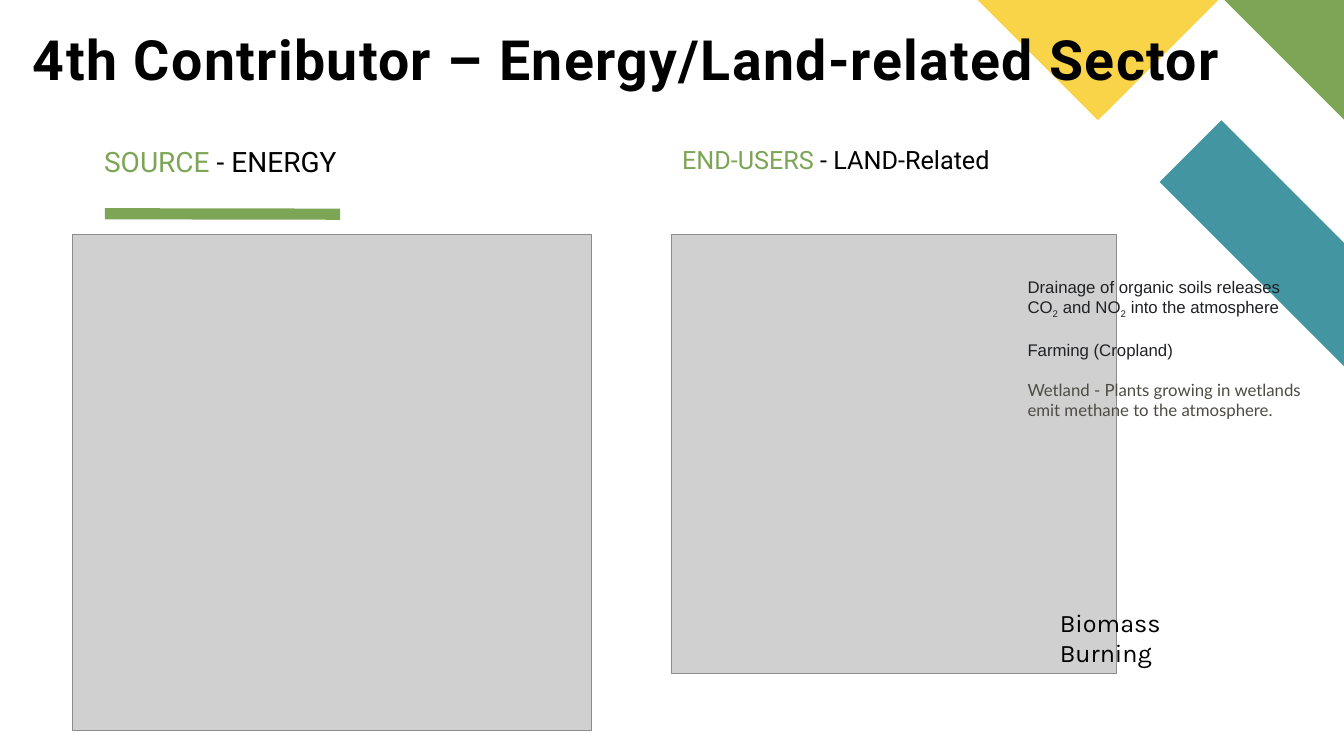
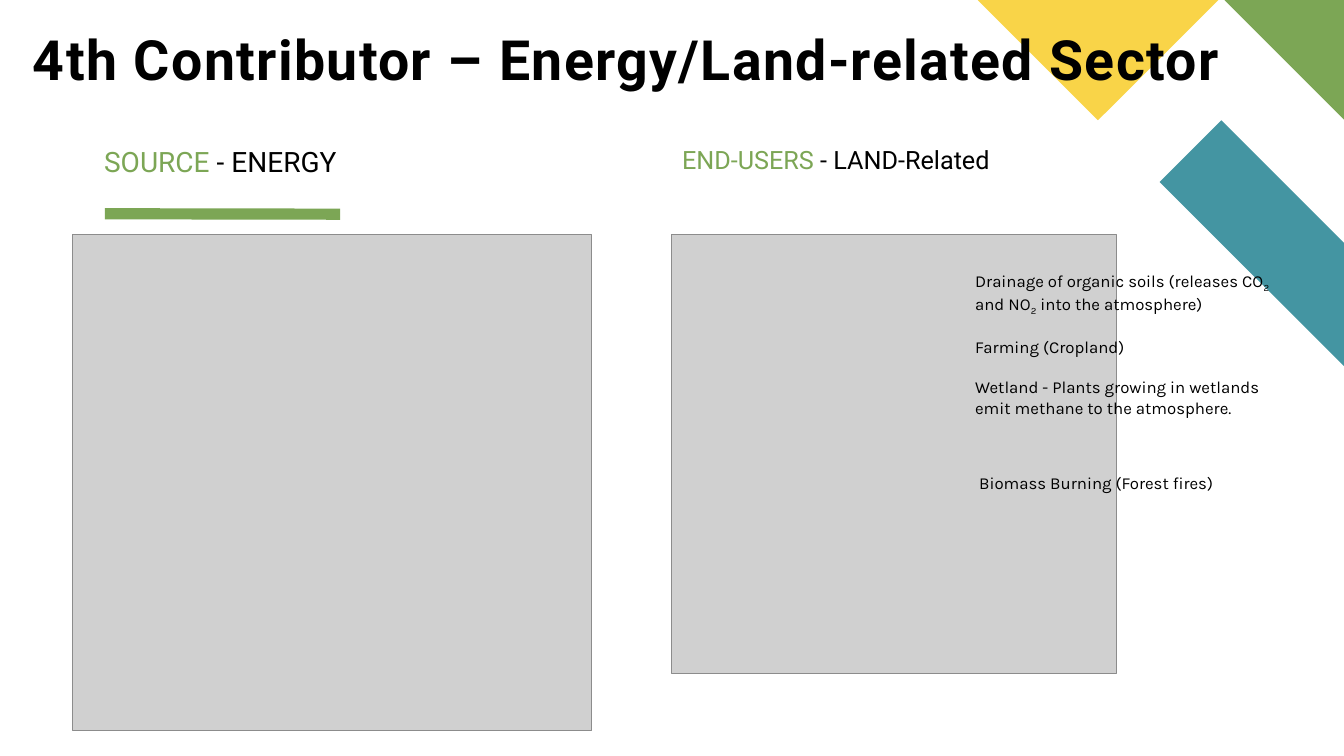
Before and after one commit to fbrowther/Global-Warming-UK-Greenhouse-Gas-Emissions, a slide deck: slide 8 of Project 1 FBRowther.pptx. Drawn at 1344x756 pixels with LibreOffice and Linux fonts; fonts in the diff are those of the drawing; grey boxes stand for pictures. Boxes give left, top, right and bottom in pixels: in the first picture for what was removed or moved away, otherwise in the second. Text is boxed around its words. In the diff, an @@ line names an element or a change of style, - is before the commit and + after.

```diff
--- a/Project 1 FBRowther.pptx
+++ b/Project 1 FBRowther.pptx
@@ text "Drainage of organic soils (releases ...": place and size @@
-text "Drainage of organic soils (releases ..." at <box>1028,279,1301,420</box>
+text "Drainage of organic soils (releases ..." at <box>975,272,1259,419</box>
@@ text at <box>975,272,1238,315</box>: text changed; font Arial to Karla; text colour #202124 to #000000 @@
-Drainage of organic soils releases CO2 and NO2 into the atmosphere
+Drainage of organic soils (releases CO2 and NO2 into the atmosphere)
@@ text at <box>975,338,1259,419</box>: font Arial to Karla, text colour #202124 to #000000 in "Farming (Cropland)"; font Lato to Karla, text colour #4D4C44 to #000000 in "Wetland - Plants growing in wetlands emit ..." @@
@@ text at <box>979,474,1213,494</box>: text changed; size 18 to 12 pt @@
-Biomass Burning
+Biomass Burning (Forest fires)
```
Also in this commit, not shown: 5 other slides changed.
